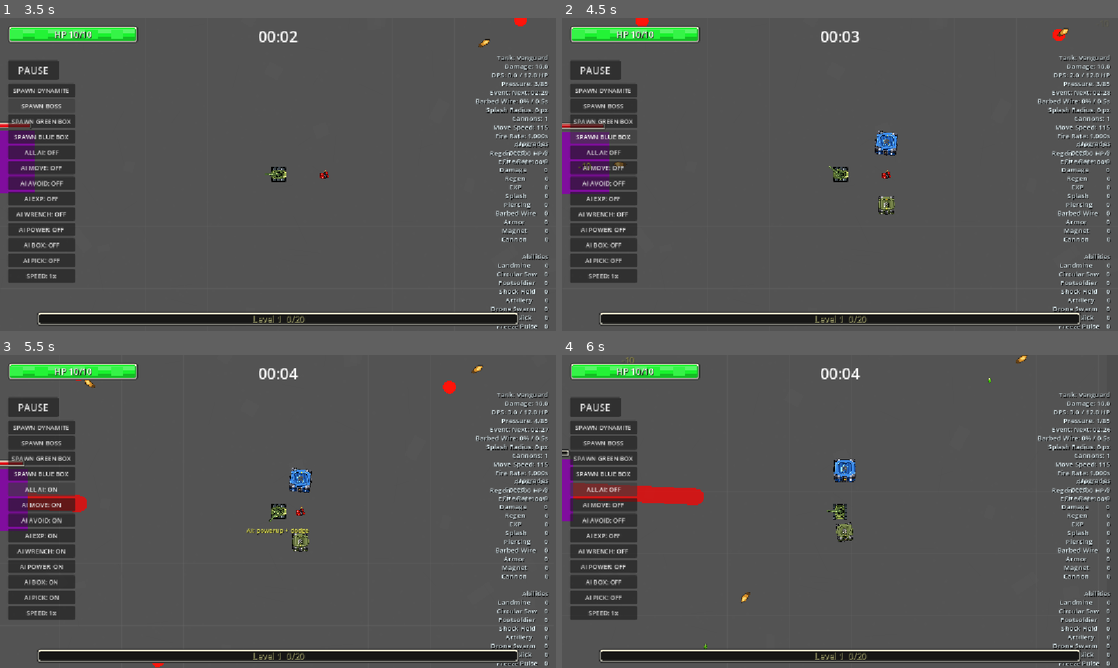
Above: before the commit, frames 1-4 (two rows, left to right).
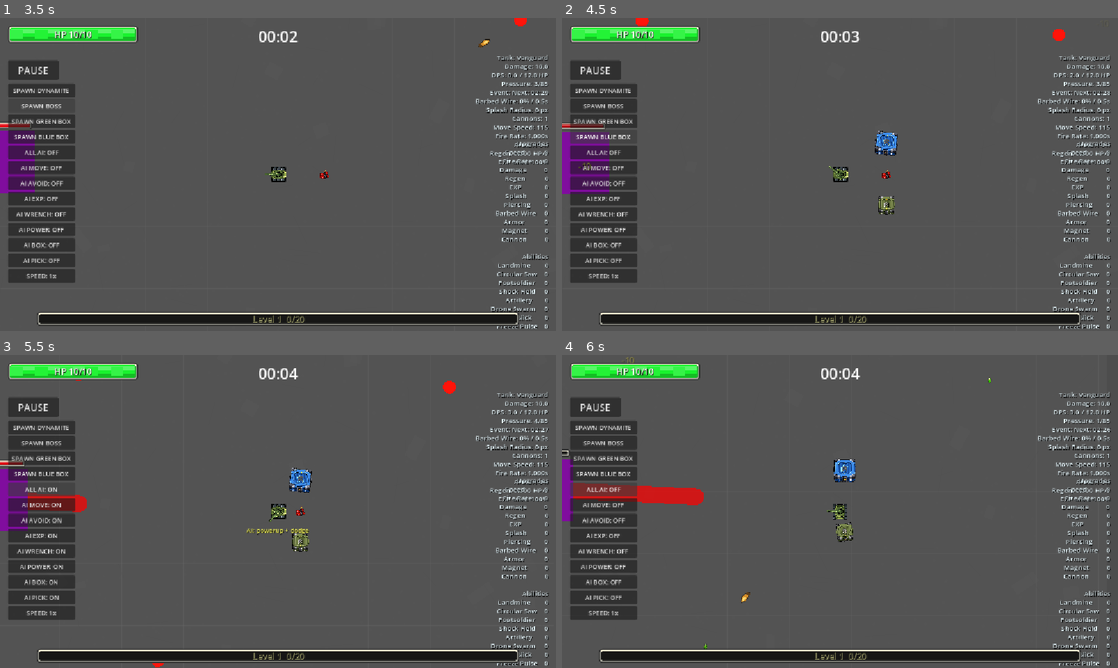
Above: after the commit, the same moments.

Repository: satoshimatos/autonomous-survivor
Game: Godot game, scene res://scenes/core/main_menu.tscn
The game is run twice, just before and just after one commit, with the same random seed, the same clock (stepped at 60 frames per second) and the same inputs.
Inputs:
- Up to frame 1 (3.5 s): click "Play" at 0.5 s; hold D (move_right) 1.28-2 s; click "SPAWN DYNAMITE" at 2 s; click "SPAWN BOSS" at 2.75 s
- Up to frame 2 (4.5 s): click "SPAWN GREEN BOX" at 3.5 s; click "SPAWN BLUE BOX" at 4.25 s
- Up to frame 3 (5.5 s): click "ALL AI: OFF" at 5 s
- Up to frame 4 (6 s): hold S (move_down) from 5.78 s (still down)

Frame 1 is identical in both runs. In frame 2, less than 0.1% of the frame differs, in the area x 9-92%, y 3-48%; in frame 3, less than 0.1%, in the area x 15-87%, y 3-11%; in frame 4, less than 0.1%.
Error before the commit: Trying to assign an array of type "Array" to a variable of type "Array[Dictionary]". (res://scripts/enemies/boss_enemy.gd:70)

Commit message:
Fix boss configs and projectile pooling

Diff:
--- a/scripts/_scene_check.gd
+++ b/scripts/_scene_check.gd
@@ -33,6 +33,19 @@
 			quit(1)
 			return
 
+		if scene_path == "res://scenes/enemies/boss_enemy.tscn":
+			instance.configure_variant({
+				"phase_thresholds": [0.65, 0.32],
+				"ability_modules": [
+					{"type": "hazard_ring", "cooldown": 7.2},
+					{"type": "minion_call", "cooldown": 11.0},
+				],
+			})
+			if instance.phase_thresholds.size() != 2 or instance.ability_modules.size() != 2:
+				push_error("Boss variant config did not preserve typed arrays.")
+				quit(1)
+				return
+
 		instance.queue_free()
 
 	print("Scene check passed.")
--- a/scripts/core/main.gd
+++ b/scripts/core/main.gd
@@ -626,8 +626,8 @@
 
 func spawn_projectile(config: Dictionary, spawn_position: Vector2) -> Node:
 	var projectile := acquire_projectile()
+	projectile.global_position = spawn_position
 	projectile.launch(config)
-	projectile.global_position = spawn_position
 	return projectile
 
 
@@ -646,10 +646,14 @@
 	if projectile == null or not is_instance_valid(projectile):
 		return
 	if projectile_pool.size() >= PROJECTILE_POOL_LIMIT:
+		if projectile.has_method("prepare_for_pool"):
+			projectile.prepare_for_pool()
 		projectile.queue_free()
 		return
 	if projectile.get_parent() != self:
 		projectile.reparent(self)
+	if projectile.has_method("prepare_for_pool"):
+		projectile.prepare_for_pool()
 	projectile_pool.append(projectile)
 
 
--- a/scripts/enemies/boss_enemy.gd
+++ b/scripts/enemies/boss_enemy.gd
@@ -67,8 +67,8 @@
 	exp_drop_count = int(config.get("exp_drop_count", exp_drop_count))
 	exp_drop_min_tier = int(config.get("exp_drop_min_tier", exp_drop_min_tier))
 	boss_behavior = String(config.get("behavior", boss_behavior))
-	ability_modules = (config.get("ability_modules", []) as Array).duplicate(true)
-	phase_thresholds = (config.get("phase_thresholds", []) as Array).duplicate()
+	ability_modules = get_typed_ability_modules(config.get("ability_modules", []))
+	phase_thresholds = get_typed_phase_thresholds(config.get("phase_thresholds", []))
 	reset_ability_timers()
 	variant_color = config.get("color", Color.WHITE) as Color
 	variant_scale = float(config.get("scale", 1.0))
@@ -85,6 +85,29 @@
 	for module in ability_modules:
 		var initial_delay := float(module.get("initial_delay", module.get("cooldown", 4.0)))
 		ability_timers.append(initial_delay)
+
+
+func get_typed_ability_modules(raw_modules: Variant) -> Array[Dictionary]:
+	var typed_modules: Array[Dictionary] = []
+	if not (raw_modules is Array):
+		return typed_modules
+
+	for module in raw_modules:
+		if module is Dictionary:
+			typed_modules.append((module as Dictionary).duplicate(true))
+
+	return typed_modules
+
+
+func get_typed_phase_thresholds(raw_thresholds: Variant) -> Array[float]:
+	var typed_thresholds: Array[float] = []
+	if not (raw_thresholds is Array):
+		return typed_thresholds
+
+	for threshold in raw_thresholds:
+		typed_thresholds.append(float(threshold))
+
+	return typed_thresholds
 
 
 func apply_variant_visuals() -> void:
--- a/scripts/projectiles/projectile.gd
+++ b/scripts/projectiles/projectile.gd
@@ -1,6 +1,7 @@
 extends Area2D
 
 const COLLISION_RADIUS: float = 6.0
+const POOLED_POSITION: Vector2 = Vector2(-100000.0, -100000.0)
 
 var speed: float = 500.0
 var direction: Vector2
@@ -17,12 +18,13 @@
 var is_active: bool = true
 
 @onready var projectile_sprite: Sprite2D = $ProjectileSprite
+@onready var collision_shape: CollisionShape2D = $CollisionShape2D
 @onready var lifetime_timer: Timer = $Timer
 
 
 func _ready() -> void:
 	default_projectile_texture = projectile_sprite.texture
-	reset_for_launch()
+	prepare_for_pool()
 
 
 func launch(config: Dictionary) -> void:
@@ -44,6 +46,8 @@
 	process_mode = Node.PROCESS_MODE_INHERIT
 	monitoring = true
 	monitorable = true
+	if collision_shape:
+		collision_shape.disabled = false
 	hit_enemies.clear()
 	piercing_hp = max_piercing_hp
 	fade_in_age = 0.0
@@ -77,10 +81,14 @@
 
 
 func _on_area_entered(area: Area2D) -> void:
+	if not is_active:
+		return
 	hit_enemy(area, global_position)
 
 
 func hit_enemy(area: Area2D, hit_position: Vector2) -> void:
+	if not is_active:
+		return
 	if not area.is_in_group("Enemy"):
 		return
 	if hit_enemies.has(area):
@@ -152,18 +160,26 @@
 func release() -> void:
 	if not is_active:
 		return
-	is_active = false
-	visible = false
-	monitoring = false
-	monitorable = false
-	if lifetime_timer:
-		lifetime_timer.stop()
-	hit_enemies.clear()
 	var main := get_tree().current_scene
 	if main and main.has_method("recycle_projectile"):
 		main.recycle_projectile(self)
 	else:
+		prepare_for_pool()
 		queue_free()
+
+
+func prepare_for_pool() -> void:
+	is_active = false
+	visible = false
+	process_mode = Node.PROCESS_MODE_DISABLED
+	monitoring = false
+	monitorable = false
+	if collision_shape:
+		collision_shape.disabled = true
+	if lifetime_timer:
+		lifetime_timer.stop()
+	hit_enemies.clear()
+	global_position = POOLED_POSITION
 
 
 func spawn_splash(splash_damage: float) -> void:
Not shown, changed: README.md
